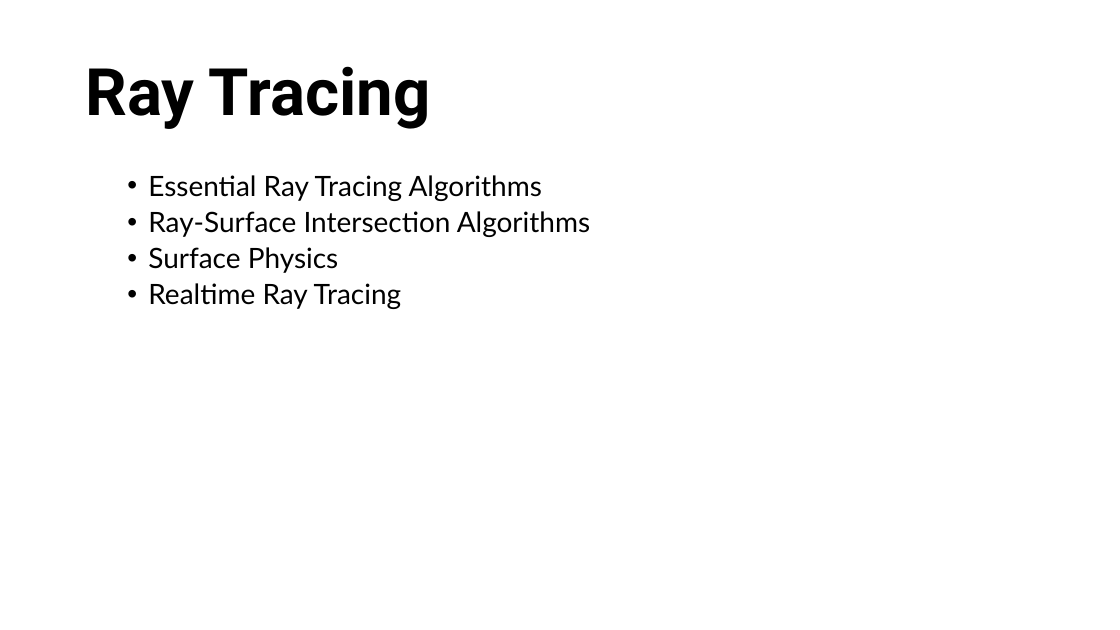
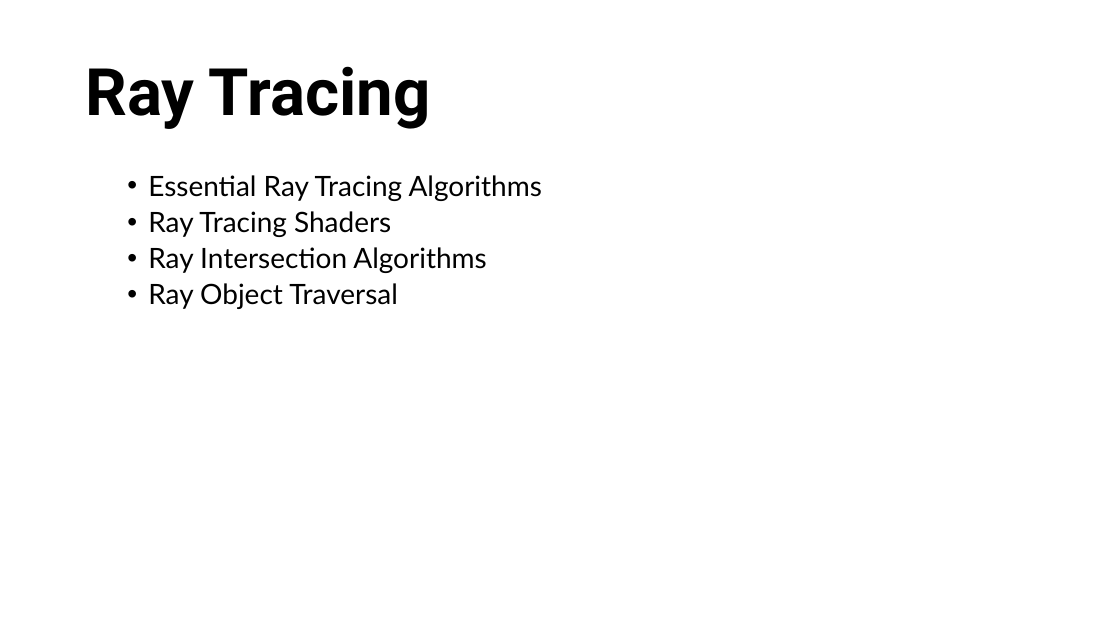
Before and after one commit to RahidZaman/cs481681-cgr, a slide deck: slide 2 of slides/pptx/week03.pptx. Drawn at 1120x630 pixels with LibreOffice and Linux fonts; fonts in the diff are those of the drawing; background and template pictures are left out. Boxes give left, top, right and bottom in pixels: in the first picture for what was removed or moved away, otherwise in the second. Text is boxed around its words. In the diff, an @@ line names an element or a change of style, - is before the commit and + after.

Commit message:
Miss Shader and Sky Models Activity Worksheet

```diff
--- a/slides/pptx/week03.pptx
+++ b/slides/pptx/week03.pptx
@@ text at box(148, 211, 486, 309): text changed @@
-  • Ray-Surface Intersection Algorithms
-  • Surface Physics
-  • Realtime Ray Tracing
+  • Ray Tracing Shaders
+  • Ray Intersection Algorithms
+  • Ray Object Traversal
```
Also in this commit, not shown: 3 slides added, 2 slides removed, 12 other files.
